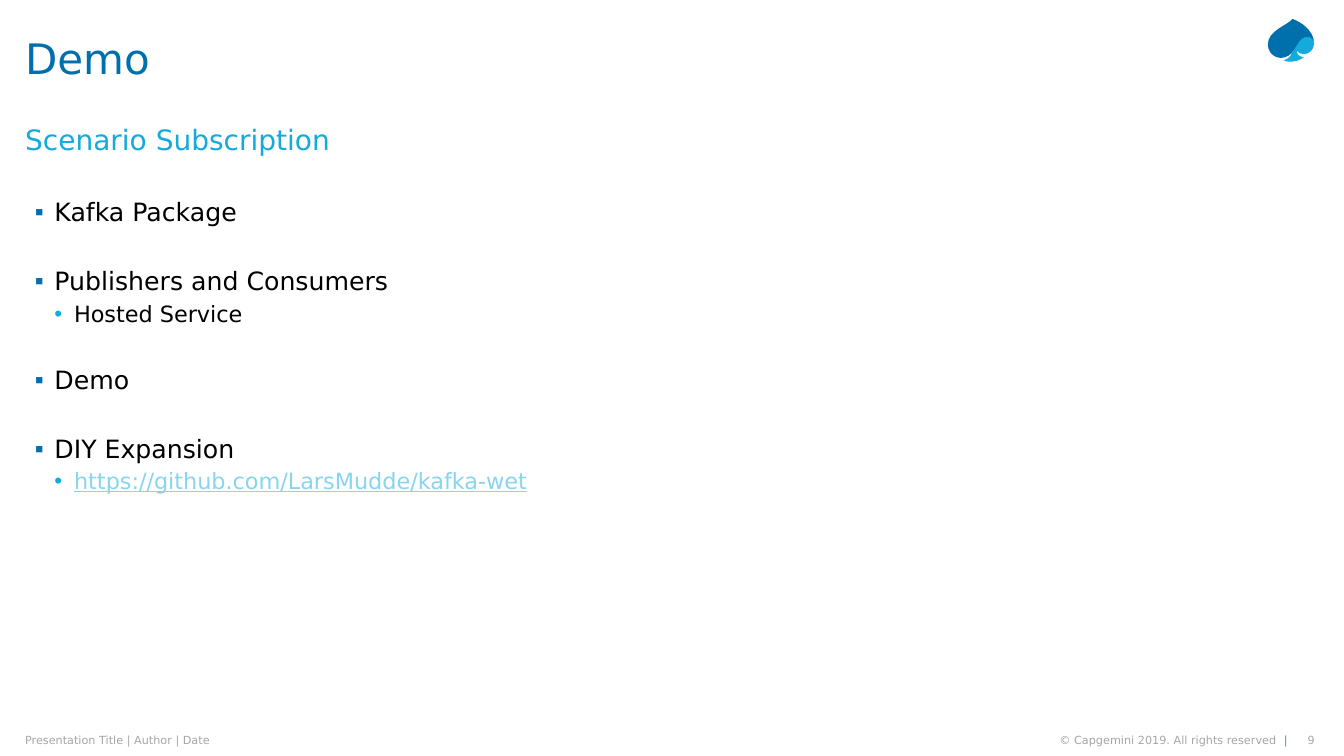
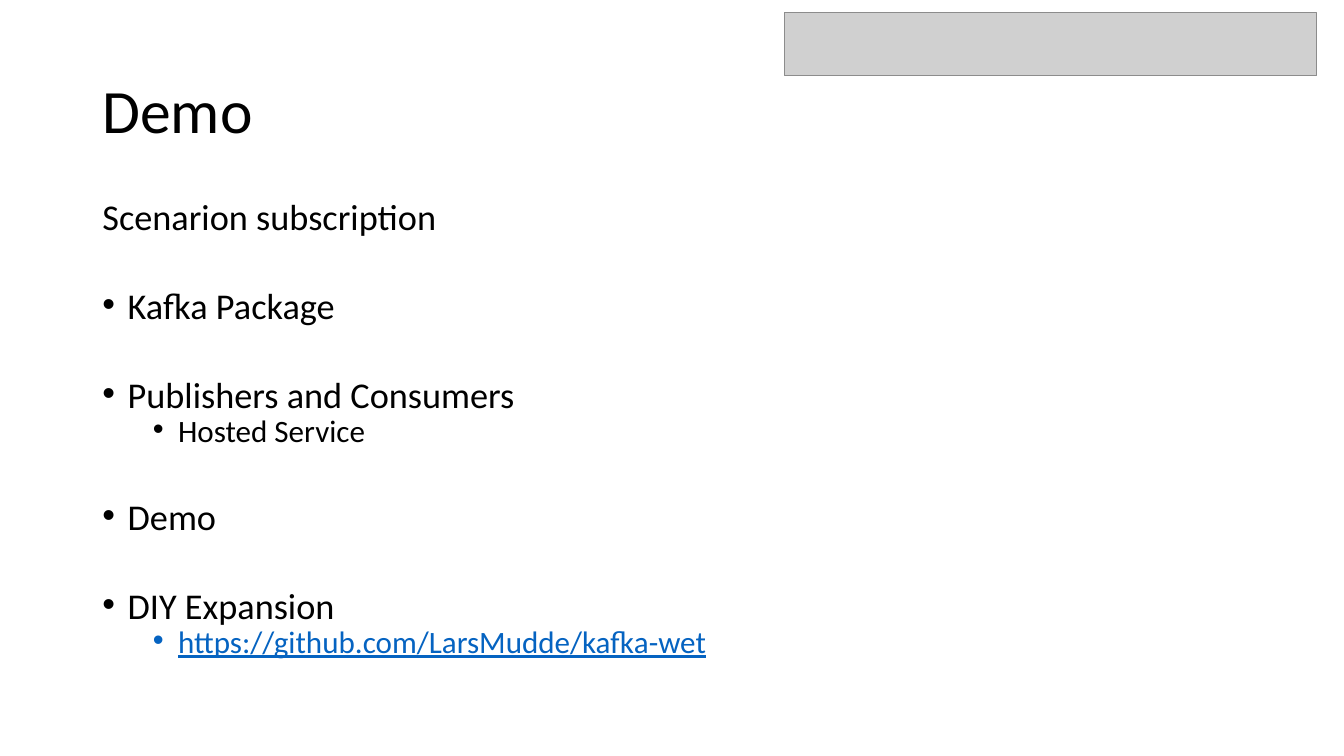
Before and after one commit to LarsMudde/kafka-wet, a slide deck: slide 21 of Kafka-WET.pptx (slide 9 before the commit). Drawn at 1344x756 pixels with LibreOffice and Linux fonts; fonts in the diff are those of the drawing; grey boxes stand for pictures. Boxes give left, top, right and bottom in pixels: in the first picture for what was removed or moved away, otherwise in the second. Text is boxed around its words. In the diff, an @@ line names an element or a change of style, - is before the commit and + after.

```diff
--- a/Kafka-WET.pptx
+++ b/Kafka-WET.pptx
@@ picture added at bbox=[784, 13, 1318, 77] @@
@@ freeform shape removed at bbox=[1268, 19, 1315, 58] @@
@@ title "Demo": place and size @@
-title "Demo" at bbox=[25, 43, 150, 75]
+title "Demo" at bbox=[102, 93, 252, 134]
@@ title "Demo" at bbox=[102, 93, 252, 134]: size 30 to 44 pt, font DejaVu Sans to Calibri, text colour #0070AD to #000000 @@
@@ freeform shape removed at bbox=[1284, 37, 1314, 63] @@
@@ text removed at bbox=[25, 128, 330, 156] @@
-Scenario Subscription
@@ text "Scenarion subscription": place and size @@
-text "Scenarion subscription" at bbox=[54, 202, 527, 494]
+text "Scenarion subscription" at bbox=[102, 204, 706, 659]
@@ text at bbox=[102, 204, 436, 236]: paragraph added @@
+Scenarion subscription
@@ text at bbox=[128, 293, 706, 659]: size 18 to 25.9 pt in "Kafka Package", "Publishers and Consumers", "Demo", "DIY Expansion"; font DejaVu Sans to Calibri in "Kafka Package", "Publishers and Consumers", "Hosted Service", "Demo" and 2 more places; size 16 to 22.2 pt in "Hosted Service", "https://github.com/LarsMudde/kafka-wet"; text colour #88D5ED to #0563C1 in "https://github.com/LarsMudde/kafka-wet"; bullet ▪ to •; list level 2 to 1 in "Kafka Package"; line spacing 0.9 to 0.7; list level 2 to 1 in "Publishers and Consumers"; list level 3 to 2 in "Hosted Service"; list level 2 to 1 in "Demo"; list level 2 to 1 in "DIY Expansion"; list level 3 to 2 in "https://github.com/LarsMudde/kafka-wet" @@
@@ text removed at bbox=[25, 735, 210, 744] @@
-Presentation Title | Author | Date
@@ text removed at bbox=[1074, 735, 1276, 746] @@
-© Capgemini 2019. All rights reserved |
@@ page number removed at bbox=[1308, 736, 1315, 744] @@
-9
```
Also in this commit, not shown: 6 other slides changed, 16 slides added, 3 slides removed, 1 other file.
